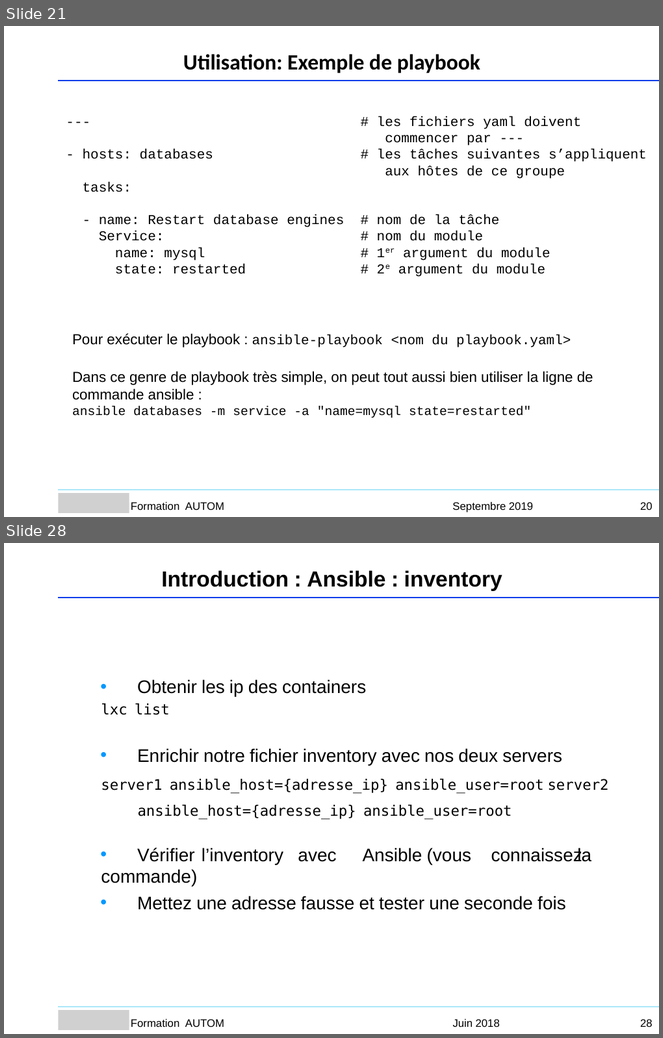
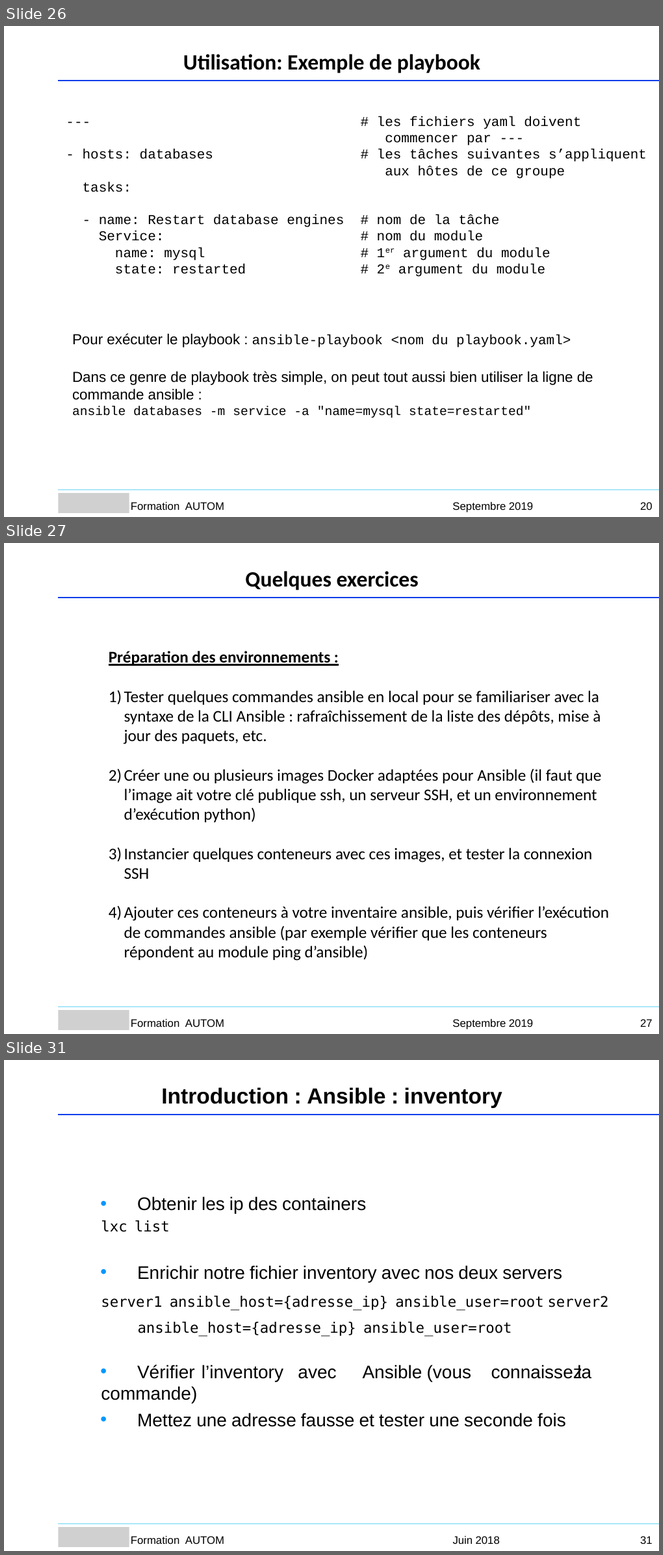
Before and after one commit to Sputnik93/cours_ansible, a slide deck: Ansible_support_cours_AGO.ppt. Shown one above the other, each under a label of ours: slides 21 and 28 before the commit, slides 26, 27 and 31 after it; the slides between them are not shown. The pictures are 663x1038 and 663x1555 pixels, drawn with LibreOffice and Linux fonts; fonts in the diff are those of the drawing; grey boxes stand for pictures; background and template pictures are left out. Boxes give left, top, right and bottom in pixels: in the first picture for what was removed or moved away, otherwise in the second. Text is boxed around its words. In the diff, an @@ line names an element or a change of style, - is before the commit and + after.

```diff
--- a/Ansible_support_cours_AGO.ppt
+++ b/Ansible_support_cours_AGO.ppt
@@ slide 27 added at (x1=4, y1=543, x2=659, y2=1034), background #FFFFFF @@
@@ text added at (x1=245, y1=571, x2=419, y2=590), 24 pt, text #000000, bold @@
+Quelques exercices
@@ freeform shape added at (x1=59, y1=598, x2=659, y2=598), outline #053CE8 0.99 pt @@
@@ text added at (x1=109, y1=651, x2=610, y2=961), 18 pt, text #000000 @@
+Préparation des environnements :
+1) Tester quelques commandes ansible en local pour se familiariser avec la syntaxe de la CLI Ansible : rafraîchissement de la liste des dépôts, mise à jour des paquets, etc.
+2) Créer une ou plusieurs images Docker adaptées pour Ansible (il faut que l’image ait votre clé publique ssh, un serveur SSH, et un environnement d’exécution python)
+3) Instancier quelques conteneurs avec ces images, et tester la connexion SSH
+4) Ajouter ces conteneurs à votre inventaire ansible, puis vérifier l’exécution de commandes ansible (par exemple vérifier que les conteneurs répondent au module ping d’ansible)
@@ freeform shape added at (x1=59, y1=1007, x2=659, y2=1007), outline #AAE7F9 0.99 pt @@
@@ picture added at (x1=59, y1=1011, x2=130, y2=1031) @@
@@ text added at (x1=131, y1=1019, x2=224, y2=1027), 12 pt, text #000000 @@
+Formation AUTOM
@@ text added at (x1=452, y1=1019, x2=533, y2=1030), 12 pt, text #000000 @@
+Septembre 2019
@@ page number added at (x1=640, y1=1019, x2=653, y2=1027), 12 pt, text #000000 @@
+27
@@ what was slide 21 is now slide 26 @@
@@ what was slide 28 is now slide 31 @@
@@ page number at (x1=640, y1=1536, x2=653, y2=1544): text changed @@
-28
+31
```
Also in this commit, not shown: 7 other slides added, 5 slides removed, 1 other file.
